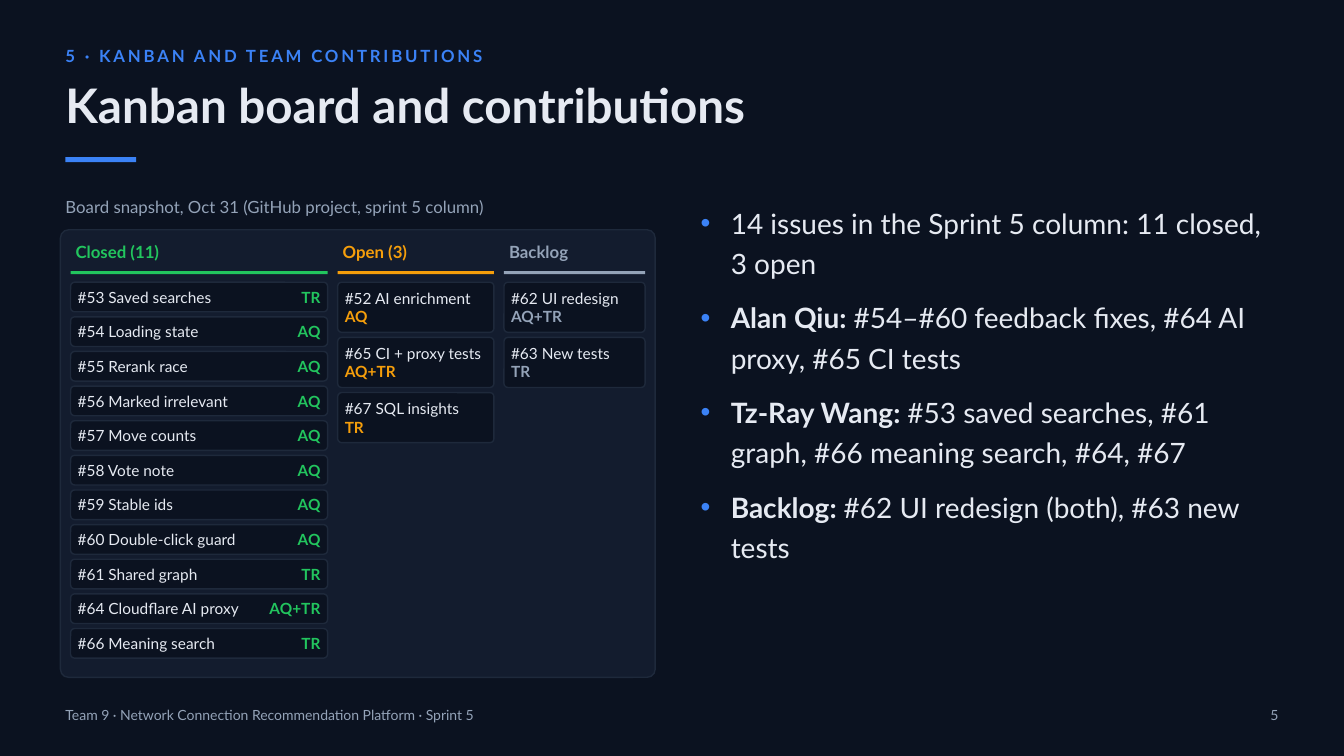
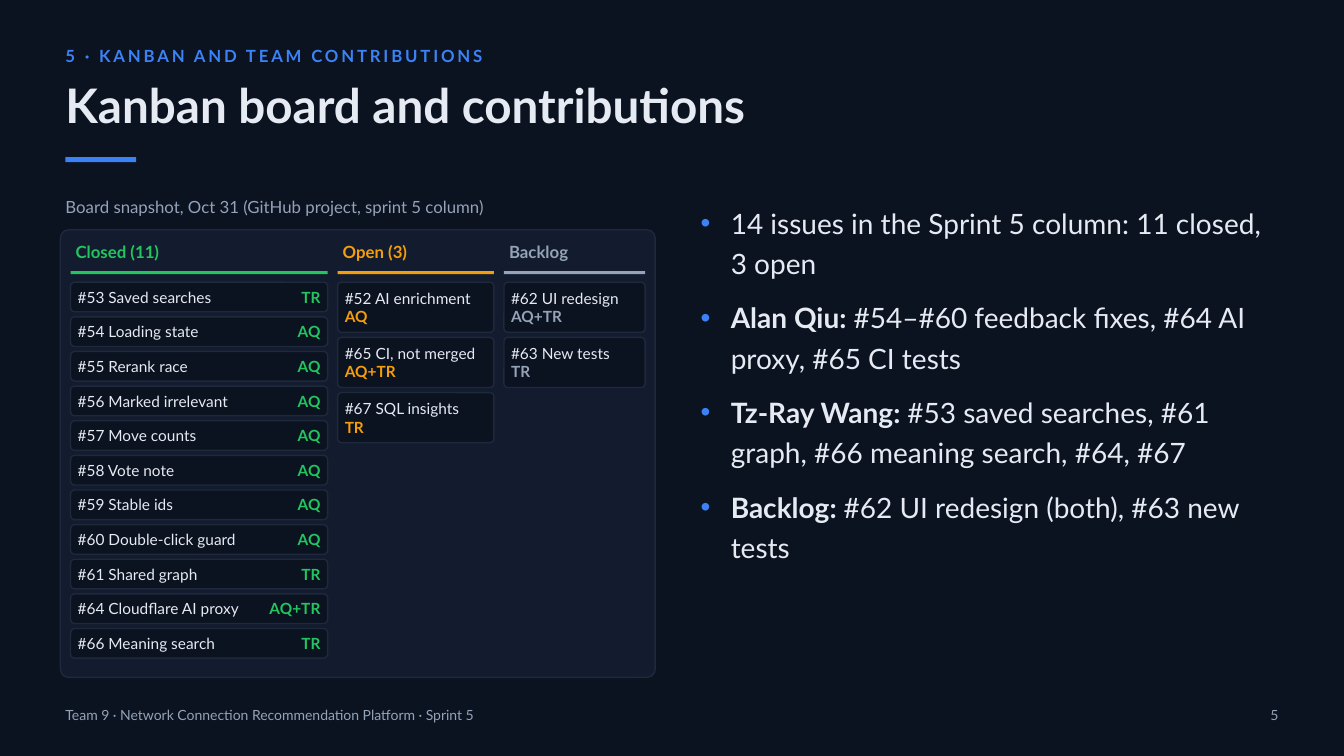
Before and after one commit to Tz-Ray/421-Network-Connection-Recommendation-Platform, a slide deck: slide 5 of reports/sprint-5/sprint-5-presentation.pptx. Drawn at 1344x756 pixels with LibreOffice and Linux fonts; fonts in the diff are those of the drawing. Boxes give left, top, right and bottom in pixels: in the first picture for what was removed or moved away, otherwise in the second. Text is boxed around its words. In the diff, an @@ line names an element or a change of style, - is before the commit and + after.

```diff
--- a/reports/sprint-5/sprint-5-presentation.pptx
+++ b/reports/sprint-5/sprint-5-presentation.pptx
@@ text at (345, 347, 475, 362): text changed @@
-#65 CI + proxy tests
+#65 CI, not merged
```
Also in this commit, not shown: 3 other slides changed, 1 other file.
